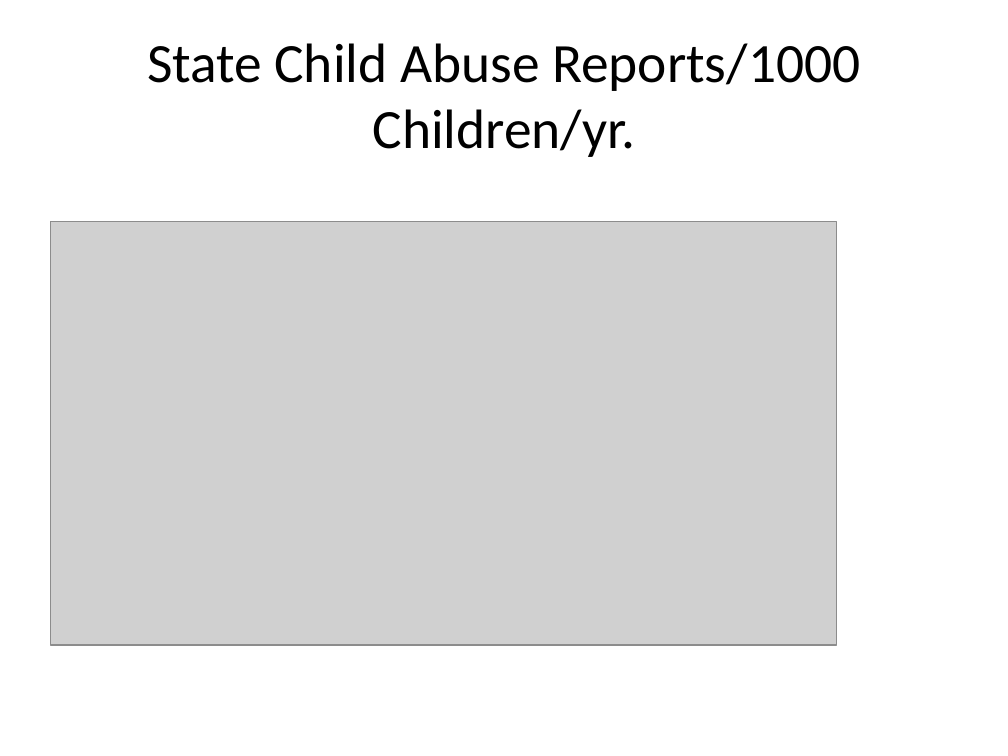
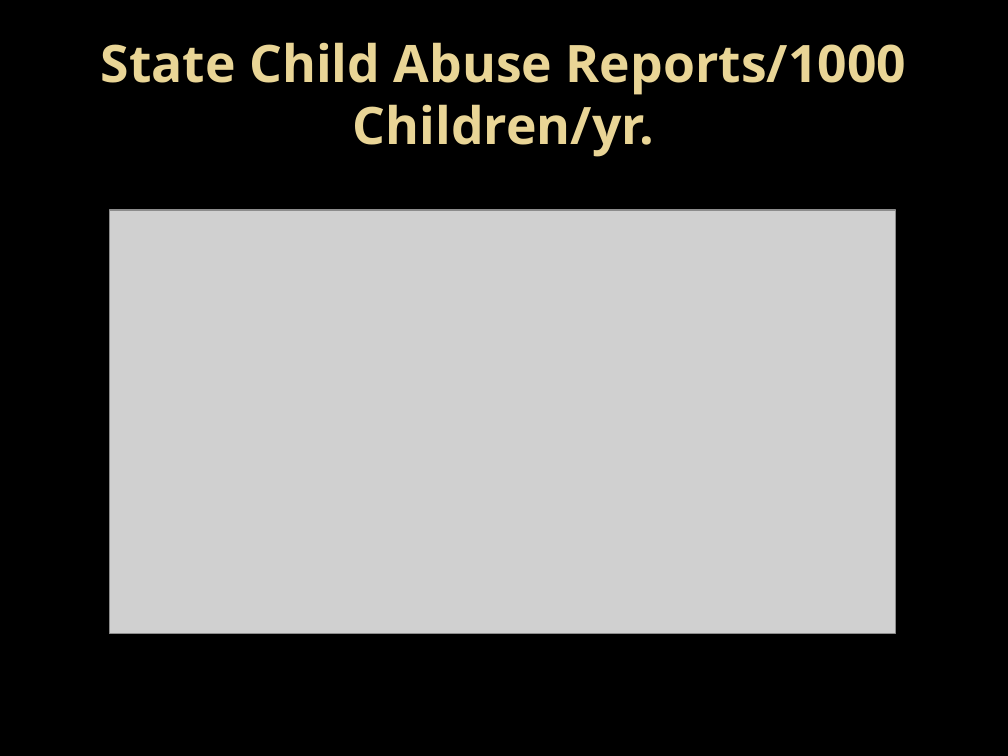
Before and after one commit to OuhscBbmc/SafeCareSpatial, a slide deck: slide 5 of National/chadwick materials/bard_draft1.pptx (slide 2 before the commit). Drawn at 1008x756 pixels with LibreOffice and Linux fonts; fonts in the diff are those of the drawing; grey boxes stand for pictures; background and template pictures are left out. Boxes give left, top, right and bottom in pixels: in the first picture for what was removed or moved away, otherwise in the second. Text is boxed around its words. In the diff, an @@ line names an element or a change of style, - is before the commit and + after.

```diff
--- a/National/chadwick materials/bard_draft1.pptx
+++ b/National/chadwick materials/bard_draft1.pptx
@@ background #FFFFFF to picture (left out) @@
@@ title "State Child Abuse Reports/1000 Children/yr." at (101,42,907,157): size 39.6 to 36.9 pt, font Calibri to Noto Sans, text colour #000000 to gradient #EAD696 to #E7D081, bold on @@
@@ picture: place and size @@
-picture at (50,222,837,645)
+picture at (109,210,895,633)
```
Also in this commit, not shown: 1 other slide changed, 22 slides added, 1 slide removed, 17 other files.
